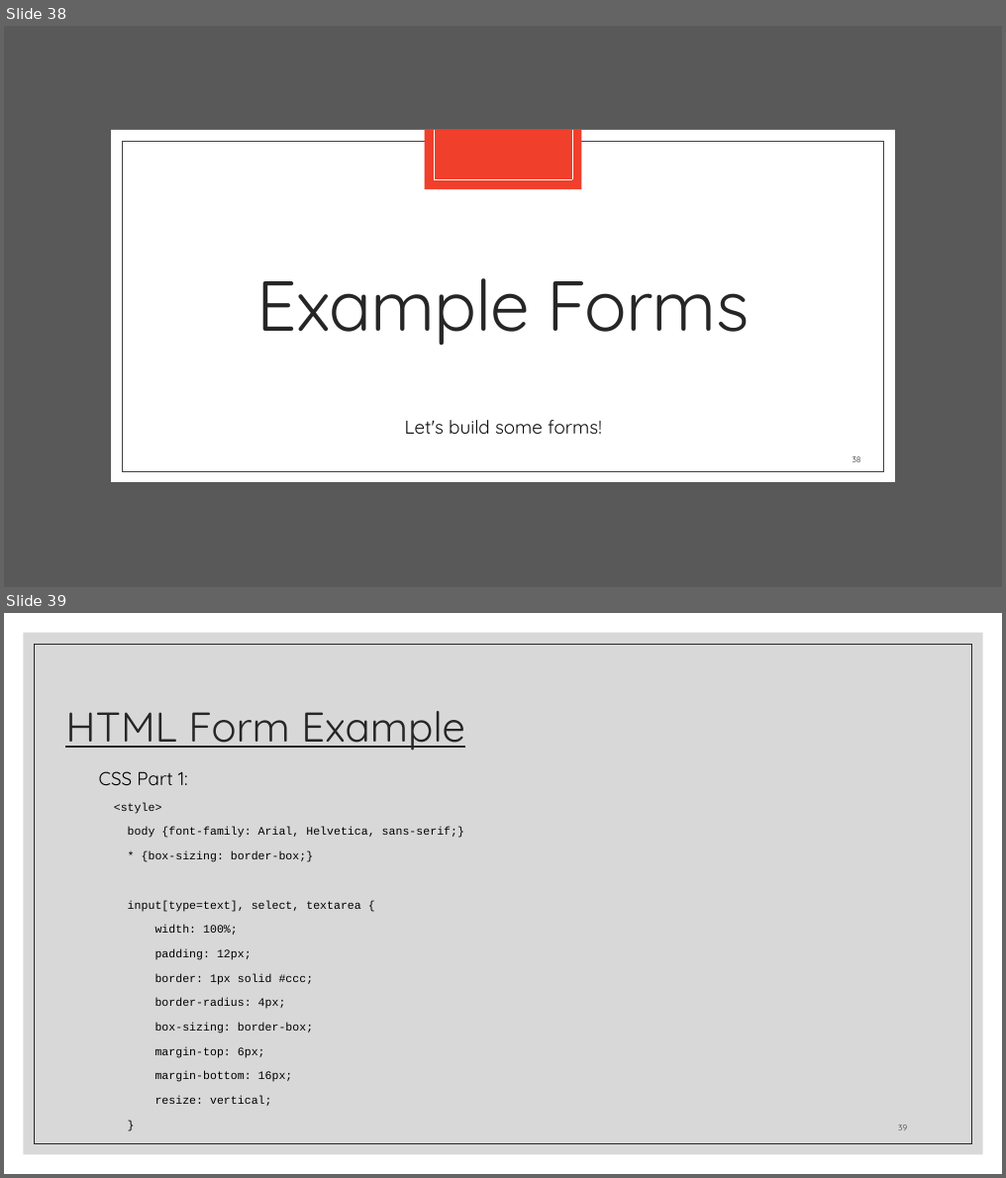
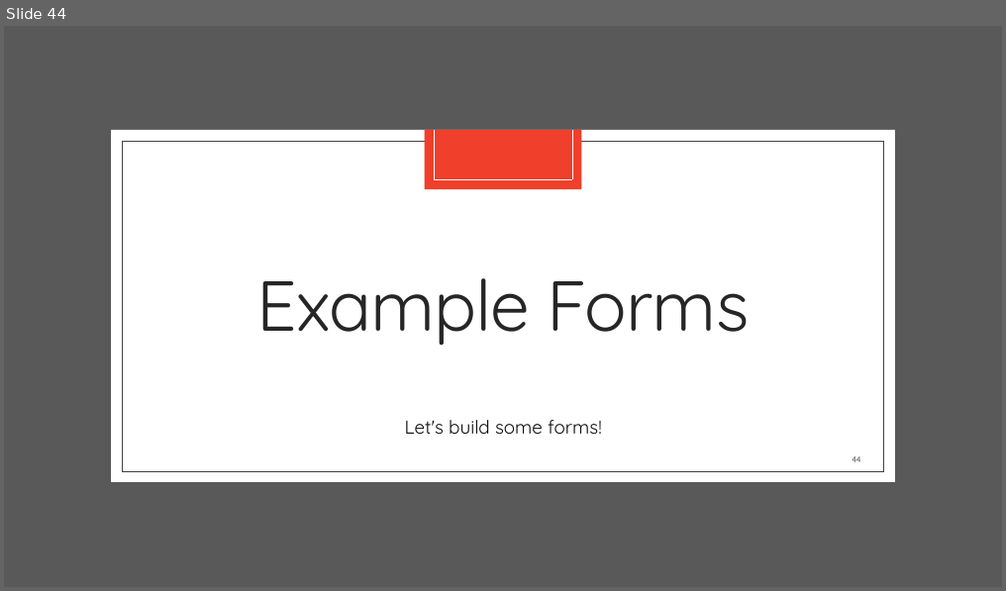
Before and after one commit to zackstotts/base-node-curriculum, a slide deck: unit_00/html_review/02 HTML Forms.pptx. Shown one above the other, each under a label of ours: slides 38 and 39 before the commit, slide 44 after it. The pictures are 1006x1178 and 1006x591 pixels, drawn with LibreOffice and Linux fonts; fonts in the diff are those of the drawing. Boxes give left, top, right and bottom in pixels: in the first picture for what was removed or moved away, otherwise in the second. Text is boxed around its words. In the diff, an @@ line names an element or a change of style, - is before the commit and + after.

Commit message:
Updating forms slides and examples

```diff
--- a/unit_00/html_review/02 HTML Forms.pptx
+++ b/unit_00/html_review/02 HTML Forms.pptx
@@ slide 39 removed at (4,613,1002,1174), background #FFFFFF @@
@@ rectangle removed at (24,633,983,1155) @@
@@ rectangle removed at (35,644,972,1144) @@
@@ title removed at (65,711,465,751) @@
-HTML Form Example
@@ text removed at (99,771,464,1106) @@
-CSS Part 1:
-<style>
-body {font-family: Arial, Helvetica, sans-serif;}
-* {box-sizing: border-box;}
-input[type=text], select, textarea {
-width: 100%;
-padding: 12px;
-border: 1px solid #ccc;
-border-radius: 4px;
-box-sizing: border-box;
-margin-top: 6px;
-margin-bottom: 16px;
-resize: vertical;
-}
@@ page number removed at (898,1125,907,1131) @@
-39
@@ what was slide 38 is now slide 44 @@
@@ page number at (851,457,860,463): text changed @@
-38
+44
```
Also in this commit, not shown: 4 slides changed, 9 slides added, 7 other slides removed, 3 other files.
